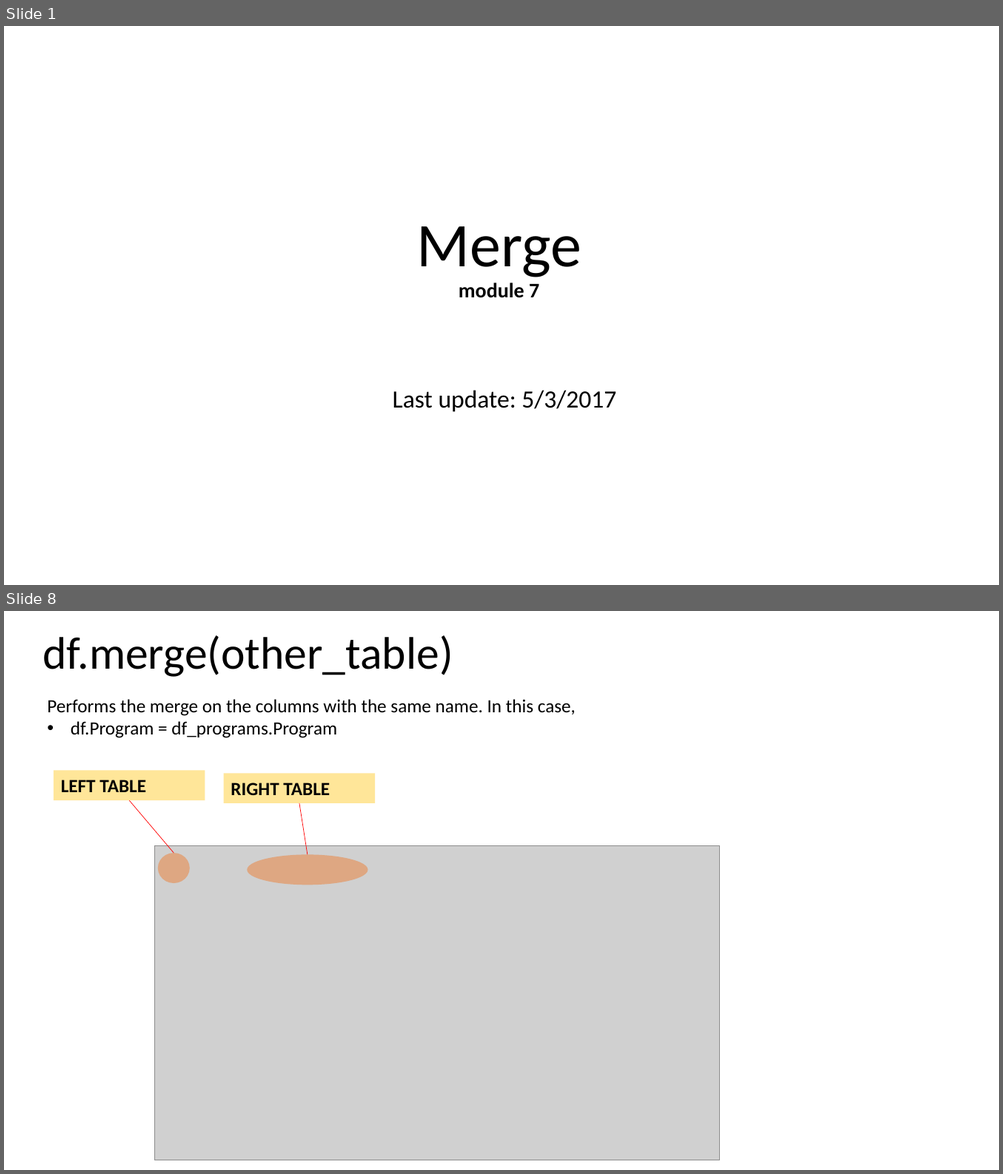
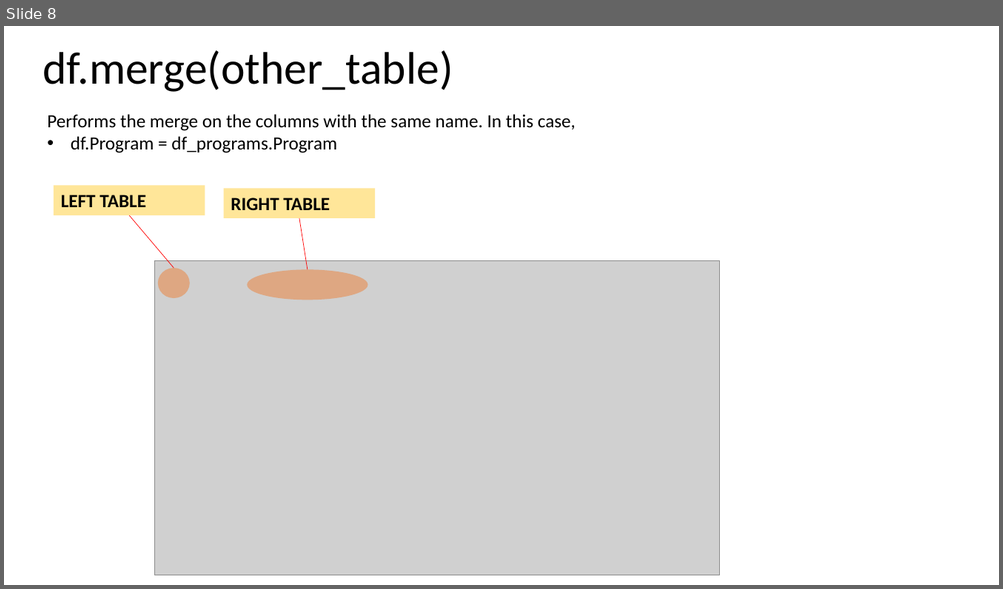
Before and after one commit to samorani/Data-Science-Analysis-with-Python, a slide deck: Module 7 -- merge/Module 7 merge.pptx. Shown one above the other, each under a label of ours: slides 1 and 8 before the commit, slide 8 after it; the slides between them are not shown. The pictures are 1003x1174 and 1003x589 pixels, drawn with LibreOffice and Linux fonts; fonts in the diff are those of the drawing; grey boxes stand for pictures. Boxes give left, top, right and bottom in pixels: in the first picture for what was removed or moved away, otherwise in the second. Text is boxed around its words. In the diff, an @@ line names an element or a change of style, - is before the commit and + after.

```diff
--- a/Module 7 -- merge/Module 7 merge.pptx
+++ b/Module 7 -- merge/Module 7 merge.pptx
@@ slide 1 removed at box(4, 26, 999, 585), background #FFFFFF @@
@@ title removed at box(417, 227, 581, 298) @@
-Merge
-module 7
@@ subtitle removed at box(392, 390, 616, 412) @@
-Last update: 5/3/2017
```
Also in this commit, not shown: 16 slides changed, 1 slide added, 1 other file.
